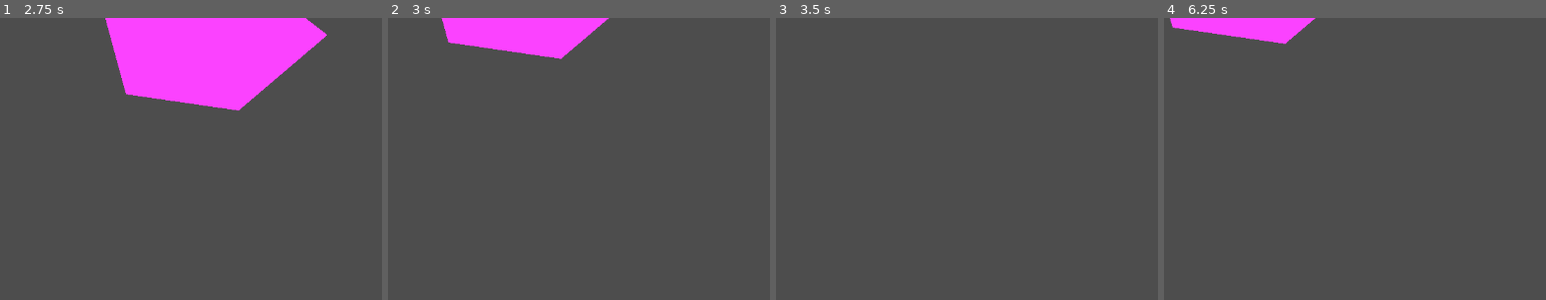
Above: before the commit, frames 1-4 (left to right).
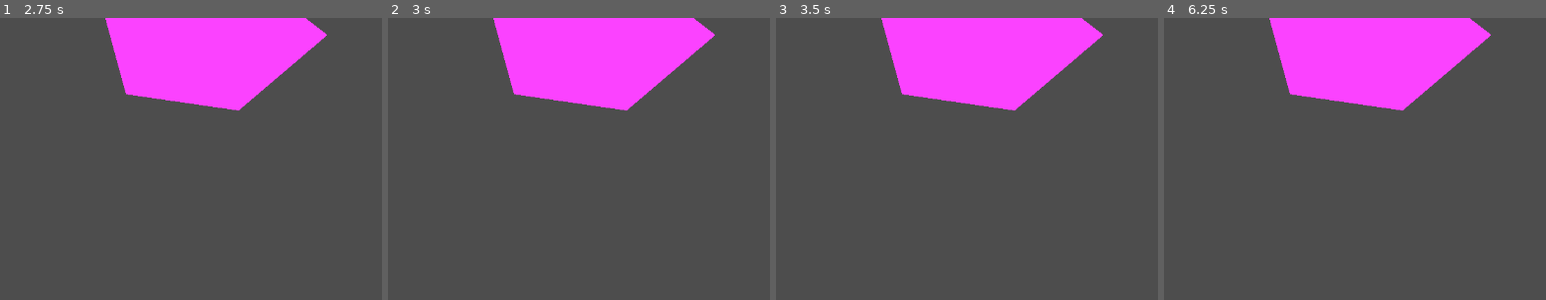
Above: after the commit, the same moments.

Repository: gabeseq/gmtk2024
Game: Godot game, scene res://scenes/main.tscn
The game is run twice, just before and just after one commit, with the same random seed, the same clock (stepped at 60 frames per second) and the same inputs.
Inputs (mouse positions are in pixels of both pictures, inside the frame that each line leads up to):
- Up to frame 1 (2.75 s): tap Enter at 0.5, 2 s; drag from (129, 77) to (outside the picture) at 0.52 s; tap Space at 1.25 s; drag from (175, 260) to (129, 77) at 1.27 s; move the mouse to (outside the picture) at 2.02 s; click (outside the picture) at 2.17 s
- Up to frame 2 (3 s): tap Space at 2.75 s; drag from (outside the picture) to (487, 173) at 2.77 s
- Up to frame 3 (3.5 s): no input
- Up to frame 4 (6.25 s): tap Enter at 3.5 s; move the mouse to (outside the picture) at 3.52 s; click (outside the picture) at 3.67 s; tap Space at 4.25 s; drag from (1263, 173) to (1381, 127) at 4.27 s; move the mouse to (1538, 237) at 5.02 s; click (1538, 237) at 5.17 s; drag from (1381, 127) to (1339, 260) at 5.77 s

Frame 1 is identical in both runs. In frame 2, 12% of the frame differs, in the area x 13-86%, y 0-33%; in frame 3, 14%; in frame 4, 15%, in the area x 1-86%, y 0-33%.

Commit message:
turn off hovering

Diff:
--- a/scenes/main.tscn
+++ b/scenes/main.tscn
@@ -1,6 +1,6 @@
 [gd_scene load_steps=3 format=3 uid="uid://cvnwsi84st7j4"]
 
-[ext_resource type="PackedScene" uid="uid://cmns73rihteny" path="res://scenes/test-tile.tscn" id="1_jl33j"]
+[ext_resource type="PackedScene" uid="uid://cmns73rihteny" path="res://scenes/resizable-tile.tscn" id="1_jl33j"]
 [ext_resource type="PackedScene" uid="uid://t261o2hosg4j" path="res://scenes/cursor.tscn" id="2_se1wb"]
 
 [node name="Node2D" type="Node2D"]
--- a/scenes/test-tile.tscn
+++ b/scenes/resizable-tile.tscn
@@ -2,9 +2,10 @@
 
 [ext_resource type="Script" path="res://scripts/tile.gd" id="1_vbvky"]
 
-[node name="TestTile" type="Polygon2D"]
+[node name="ResizableTile" type="Polygon2D"]
 position = Vector2(14, 3)
 color = Color(0.987667, 0.26, 1, 1)
+antialiased = true
 polygon = PackedVector2Array(-10, 3, 69, 294, 234, 318, 364, 207, 120, 17)
 script = ExtResource("1_vbvky")
 
@@ -13,3 +14,4 @@
 [node name="CollisionPolygon2D" type="CollisionPolygon2D" parent="Area2D"]
 
 [connection signal="mouse_entered" from="Area2D" to="." method="_on_area_2d_mouse_entered"]
+[connection signal="mouse_exited" from="Area2D" to="." method="_on_area_2d_mouse_exited"]
--- a/scripts/tile.gd
+++ b/scripts/tile.gd
@@ -2,14 +2,10 @@
 
 @onready var hitbox: CollisionPolygon2D = $Area2D/CollisionPolygon2D
 @onready var tile: Polygon2D = $"."
-@onready var area2d: Area2D = $Area2D
-
 
 var dragging = false
-var click_radius = 150 # Size of the sprite.
-var clicked_on = false
 var hovering = false
-var tile_offset
+var tile_offset = 0
 
 
 # Called when the node enters the scene tree for the first time.
@@ -21,7 +17,6 @@
 	pass
 
 func _input(event):
-
 	if event is InputEventMouseButton and event.button_index == MOUSE_BUTTON_LEFT:
 		if (hovering):
 			# Start dragging if the click is inside the polygon.
@@ -38,3 +33,7 @@
 
 func _on_area_2d_mouse_entered() -> void:
 	hovering = true
+
+
+func _on_area_2d_mouse_exited() -> void:
+	hovering = false # Replace with function body.
